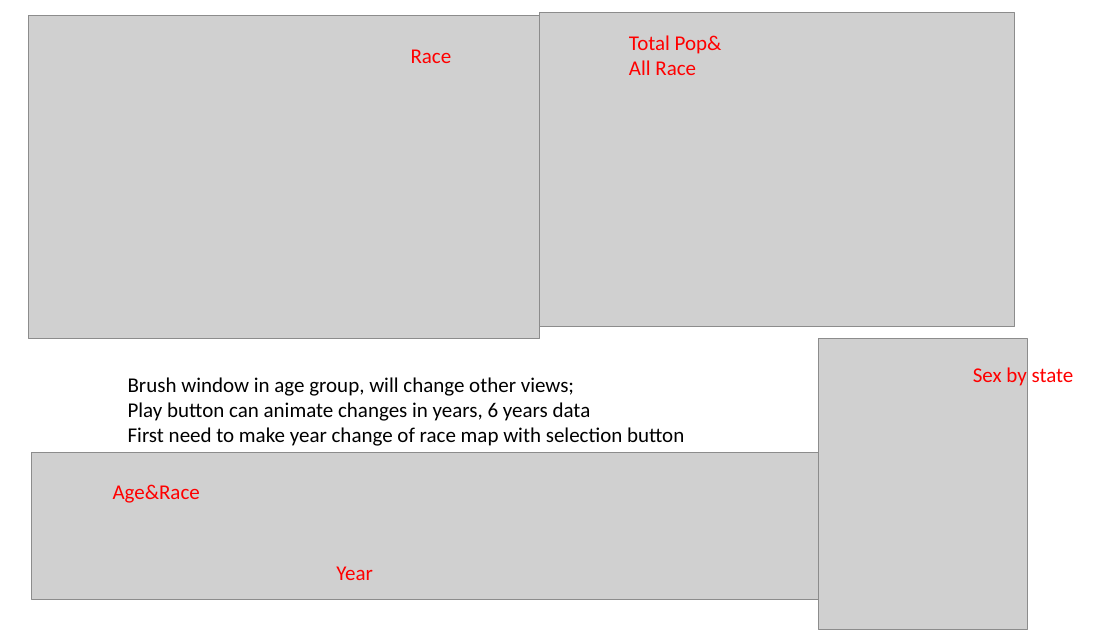
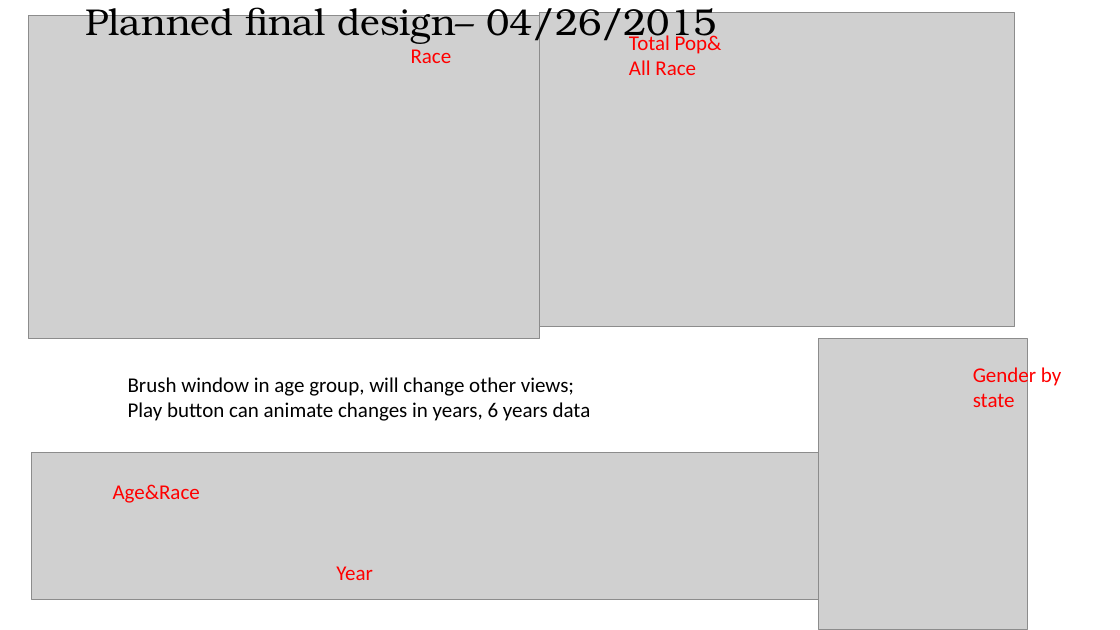
Before and after one commit to dingchaoz/dingchaoz.github.io, a slide deck: slide 20 of Ing..Process Book - MileStone.pptx (slide 19 before the commit). Drawn at 1120x630 pixels with LibreOffice and Linux fonts; fonts in the diff are those of the drawing; grey boxes stand for pictures. Boxes give left, top, right and bottom in pixels: in the first picture for what was removed or moved away, otherwise in the second. Text is boxed around its words. In the diff, an @@ line names an element or a change of style, - is before the commit and + after.

```diff
--- a/Ing..Process Book - MileStone.pptx
+++ b/Ing..Process Book - MileStone.pptx
@@ title added at <box>85,1,716,45</box>, 32 pt, text #000000 @@
+Planned final design– 04/26/2015
@@ text at <box>973,364,1061,407</box>: text changed @@
-Sex by state
+Gender by state
@@ text at <box>128,427,684,446</box>: paragraph removed @@
-First need to make year change of race map with selection button
```
Also in this commit, not shown: 1 other slide changed, 3 slides added, 1 slide removed, 2 other files.
